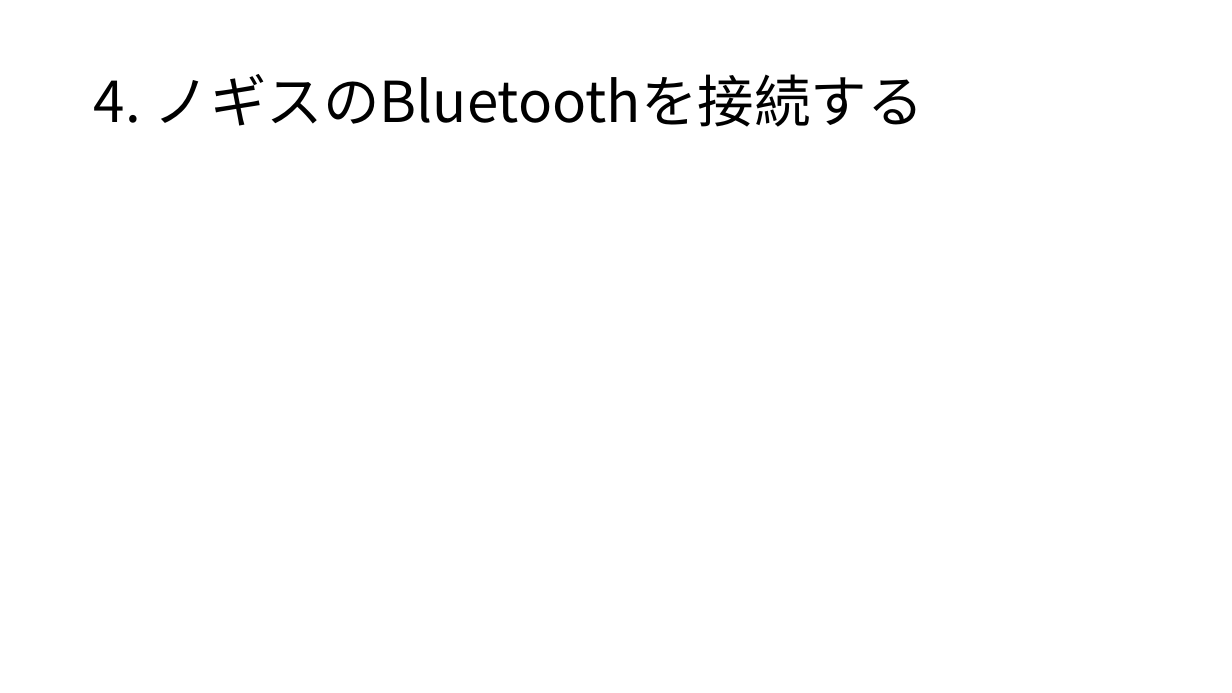
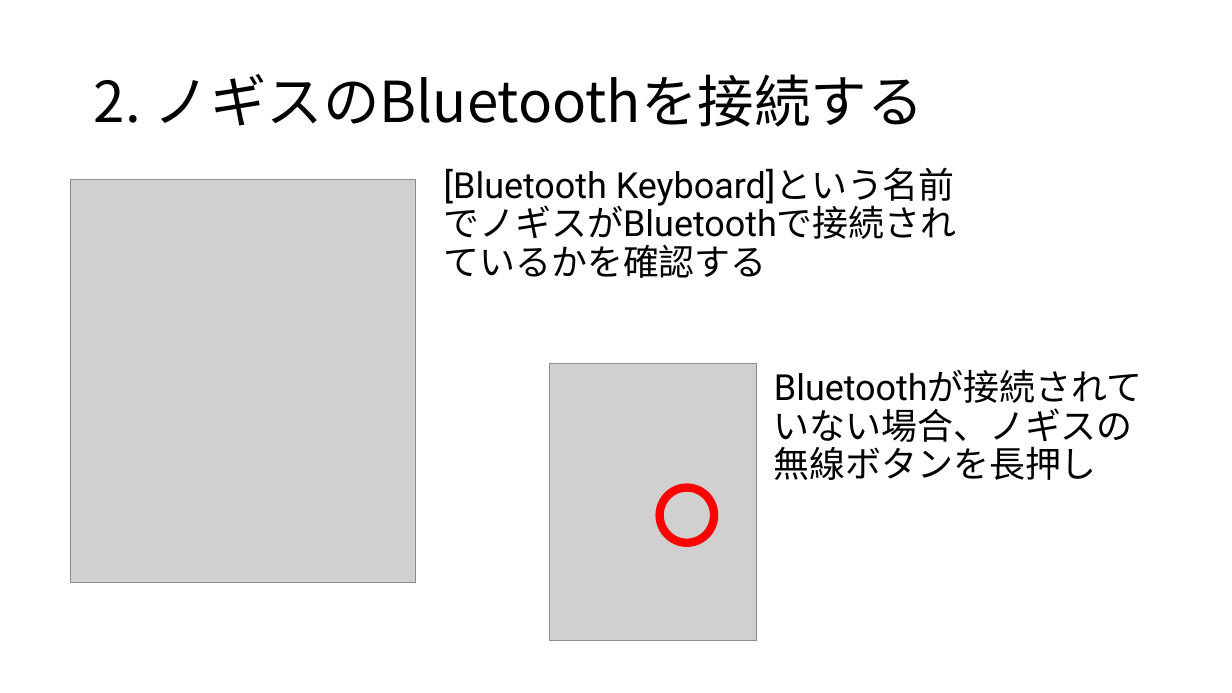
Before and after one commit to RyoichiYuda/SoundVelocity_App, a slide deck: slide 5 of 音速測定ノギスの使い方.pptx. Drawn at 1232x693 pixels with LibreOffice and Linux fonts; fonts in the diff are those of the drawing; grey boxes stand for pictures. Boxes give left, top, right and bottom in pixels: in the first picture for what was removed or moved away, otherwise in the second. Text is boxed around its words. In the diff, an @@ line names an element or a change of style, - is before the commit and + after.

```diff
--- a/音速測定ノギスの使い方.pptx
+++ b/音速測定ノギスの使い方.pptx
@@ title at [94,74,924,127]: text changed @@
-4. ノギスのBluetoothを接続する
+2. ノギスのBluetoothを接続する
@@ picture added at [71,179,417,583] @@
@@ text added at [444,167,957,246], 28 pt, text #000000 @@
+[Bluetooth Keyboard]という名前でノギスがBluetoothで接続されているかを確認する
@@ picture added at [549,363,757,640] @@
@@ text added at [774,402,1133,480], 28 pt, text #000000 @@
+Bluetoothが接続されていない場合、ノギスの無線ボタンを長押し
@@ ellipse added at [660,488,714,543], outline #FF0000 6.5 pt @@
```
Also in this commit, not shown: 8 other slides changed, 5 other files.
